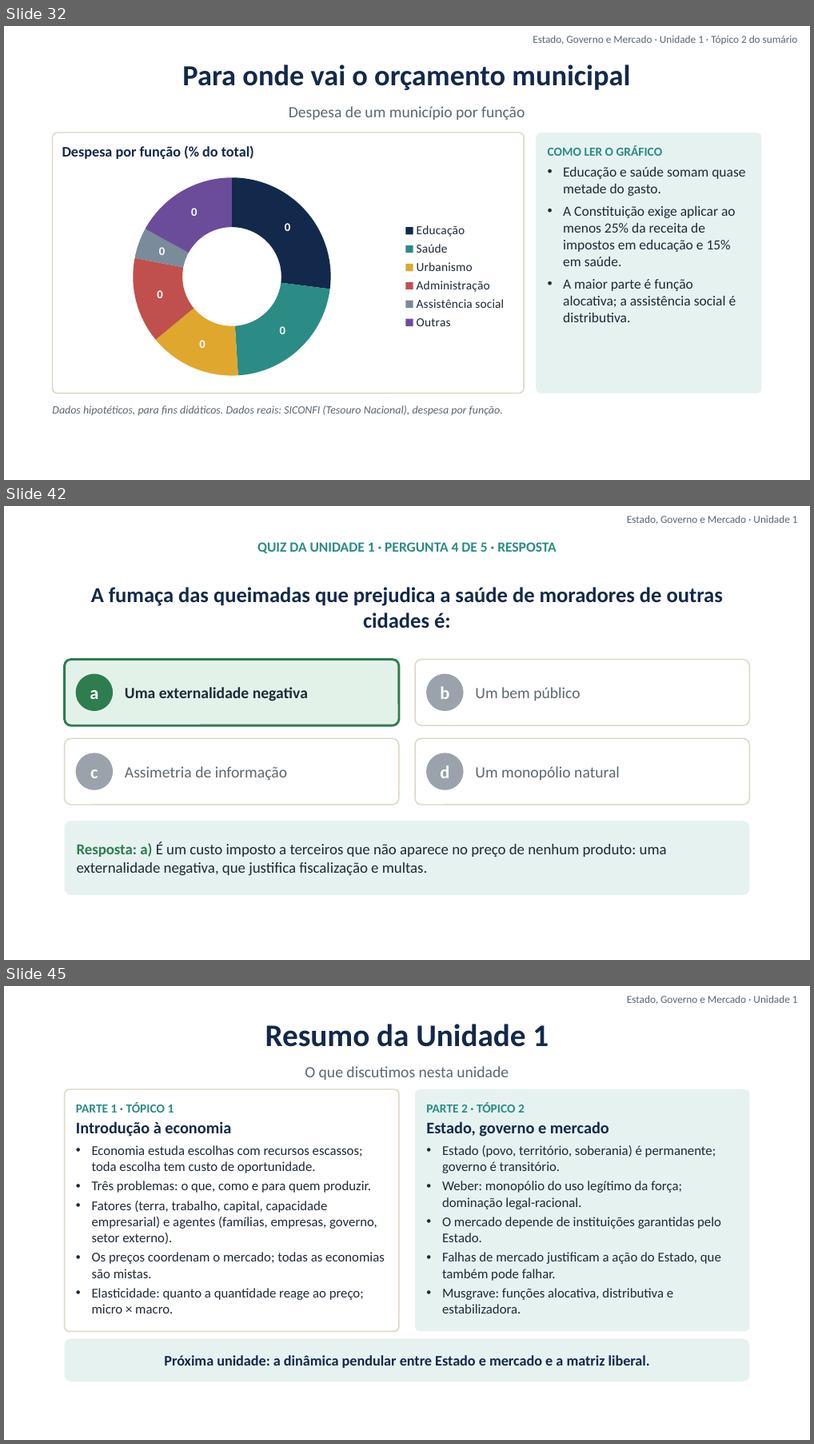
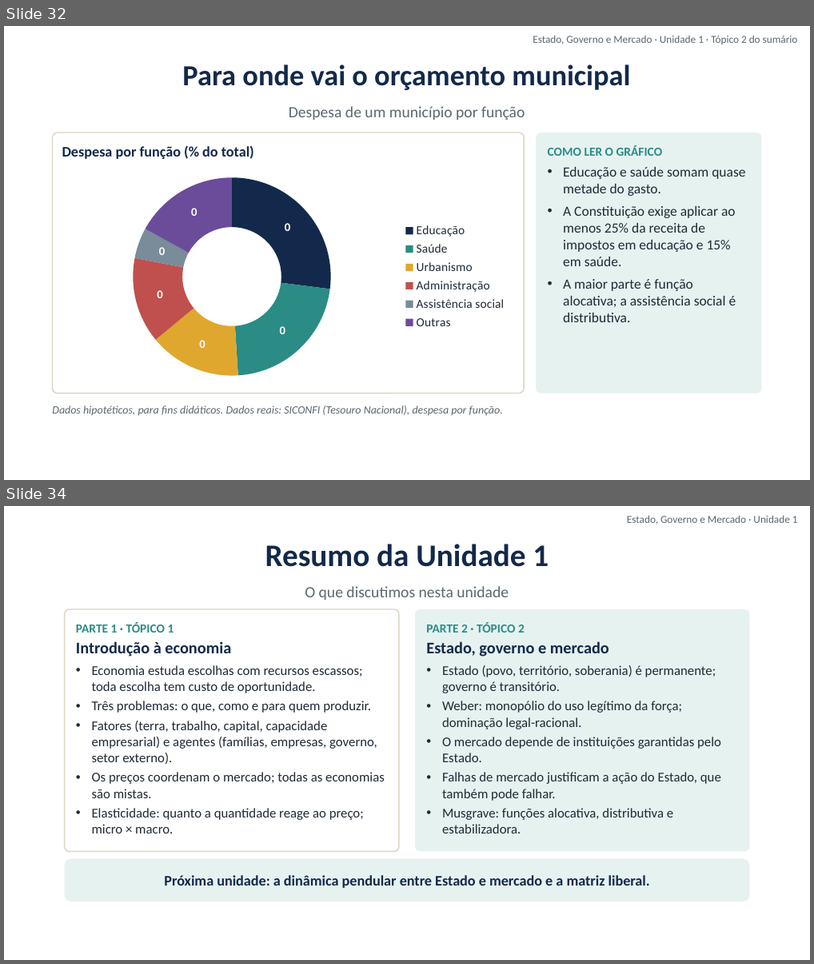
Before and after one commit to cleitonfranco74/gestao_publica, a slide deck: disciplina-01-estado-governo-mercado/materiais/01_Unidade_1_Introducao_a_Economia_Estado_Governo_Mercado.pptx. Shown one above the other, each under a label of ours: slides 32, 42 and 45 before the commit, slides 32 and 34 after it; the slides between them are not shown. The pictures are 814x1444 and 814x964 pixels, drawn with LibreOffice and Linux fonts; fonts in the diff are those of the drawing; background and template pictures are left out. Boxes give left, top, right and bottom in pixels: in the first picture for what was removed or moved away, otherwise in the second. Text is boxed around its words. In the diff, an @@ line names an element or a change of style, - is before the commit and + after.

```diff
--- a/disciplina-01-estado-governo-mercado/materiais/01_Unidade_1_Introducao_a_Economia_Estado_Governo_Mercado.pptx
+++ b/disciplina-01-estado-governo-mercado/materiais/01_Unidade_1_Introducao_a_Economia_Estado_Governo_Mercado.pptx
@@ slide 42 removed at bbox=[4, 506, 810, 960], background picture (left out) @@
@@ text removed at bbox=[627, 516, 798, 524] @@
-Estado, Governo e Mercado · Unidade 1
@@ text removed at bbox=[258, 542, 557, 554] @@
-QUIZ DA UNIDADE 1 · PERGUNTA 4 DE 5 · RESPOSTA
@@ text removed at bbox=[91, 587, 723, 628] @@
-A fumaça das queimadas que prejudica a saúde de moradores de outras cidades é:
@@ rounded rectangle removed at bbox=[65, 660, 399, 725] @@
@@ rounded rectangle removed at bbox=[415, 660, 750, 725] @@
@@ rounded rectangle removed at bbox=[76, 674, 113, 711] @@
-a
@@ text removed at bbox=[125, 687, 308, 701] @@
-Uma externalidade negativa
@@ rounded rectangle removed at bbox=[426, 674, 464, 711] @@
-b
@@ text removed at bbox=[475, 687, 580, 700] @@
-Um bem público
@@ rounded rectangle removed at bbox=[65, 738, 399, 804] @@
@@ rounded rectangle removed at bbox=[415, 738, 750, 804] @@
@@ rounded rectangle removed at bbox=[76, 752, 113, 790] @@
-c
@@ text removed at bbox=[125, 766, 287, 780] @@
-Assimetria de informação
@@ rounded rectangle removed at bbox=[426, 752, 464, 790] @@
-d
@@ text removed at bbox=[475, 766, 620, 780] @@
-Um monopólio natural
@@ rounded rectangle removed at bbox=[65, 820, 750, 895] @@
-Resposta: a) É um custo imposto a terceiros que não aparece no preço de nenhum produto: uma externalidade negativa, que justifica fiscalização e multas.
@@ what was slide 45 is now slide 34 @@
```
Also in this commit, not shown: 1 slide changed, 10 other slides removed, 17 other files.
